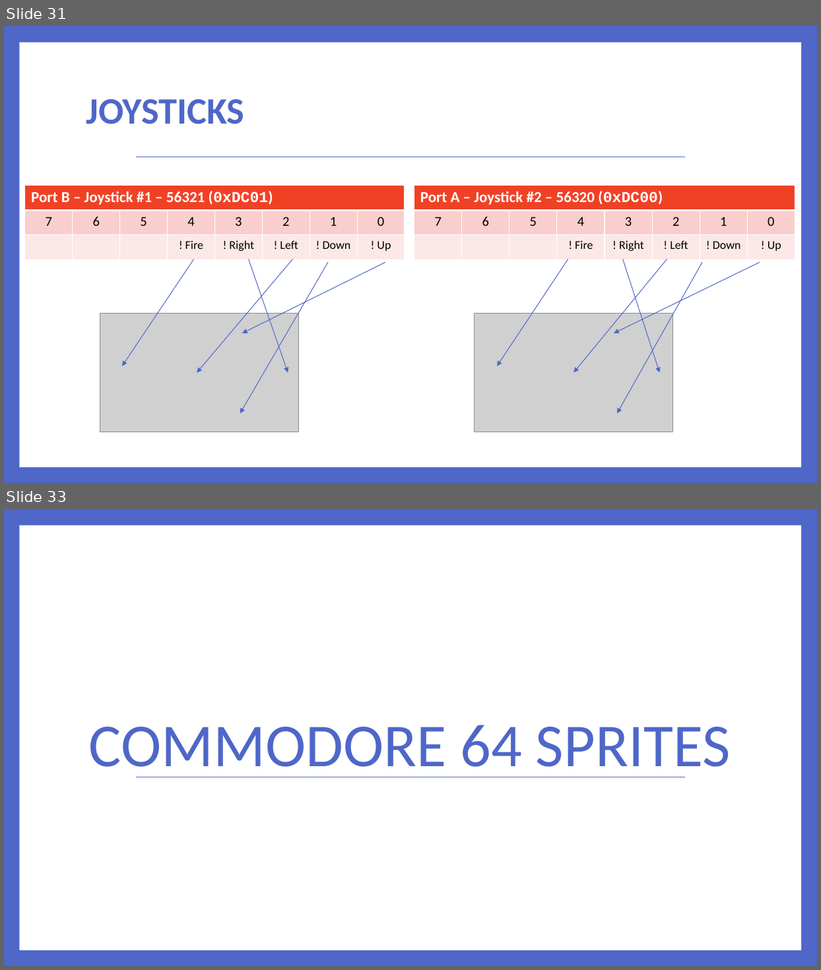
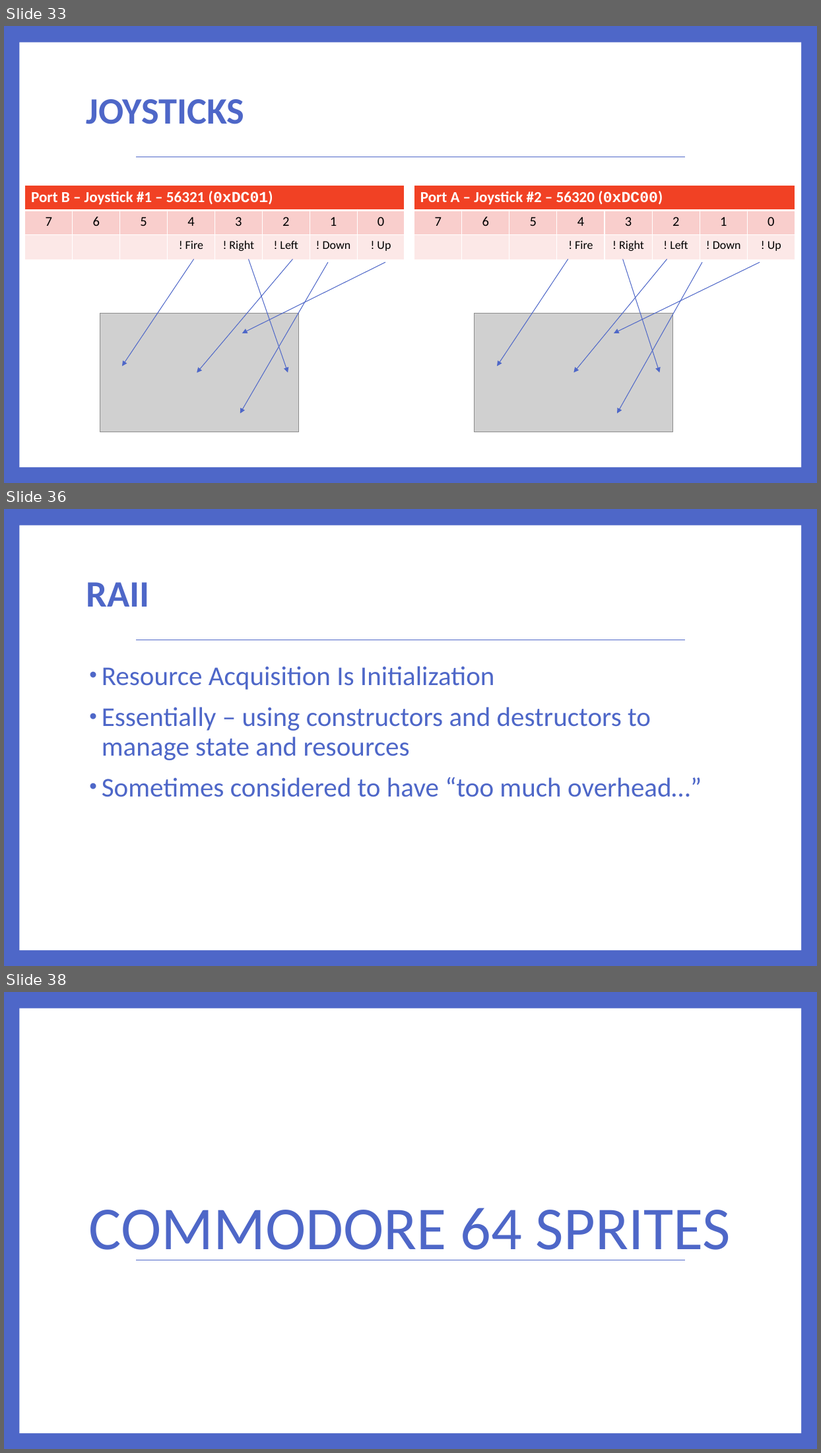
Before and after one commit to lefticus/presentations, a slide deck: RichCodeForTinyMachines/Rich Code For Tiny Computers.pptx. Shown one above the other, each under a label of ours: slides 31 and 33 before the commit, slides 33, 36 and 38 after it; the slides between them are not shown. The pictures are 821x970 and 821x1453 pixels, drawn with LibreOffice and Linux fonts; fonts in the diff are those of the drawing; grey boxes stand for pictures. Boxes give left, top, right and bottom in pixels: in the first picture for what was removed or moved away, otherwise in the second. Text is boxed around its words. In the diff, an @@ line names an element or a change of style, - is before the commit and + after.

```diff
--- a/RichCodeForTinyMachines/Rich Code For Tiny Computers.pptx
+++ b/RichCodeForTinyMachines/Rich Code For Tiny Computers.pptx
@@ slide 36 added at (4, 509, 817, 966), background #4E67C8; not listed: 2 template elements that a slide beside it also shows @@
@@ title added at (86, 582, 150, 607), 44 pt, text #4E67C8, bold @@
+RAII
@@ text added at (102, 666, 702, 797), 32 pt, text #4E67C8 @@
+• Resource Acquisition Is Initialization
+• Essentially – using constructors and destructors to manage state and resources
+• Sometimes considered to have “too much overhead…”
@@ what was slide 31 is now slide 33 @@
@@ what was slide 33 is now slide 38 @@
```
Also in this commit, not shown: 2 slides changed, 4 other slides added, 7 other files.
